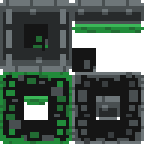
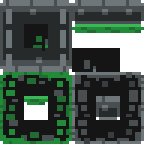
Before/after of a 144px x 144px layered artwork. What changed in the layer stack:
painted on "벽2" over [9, 48, 120, 129]
